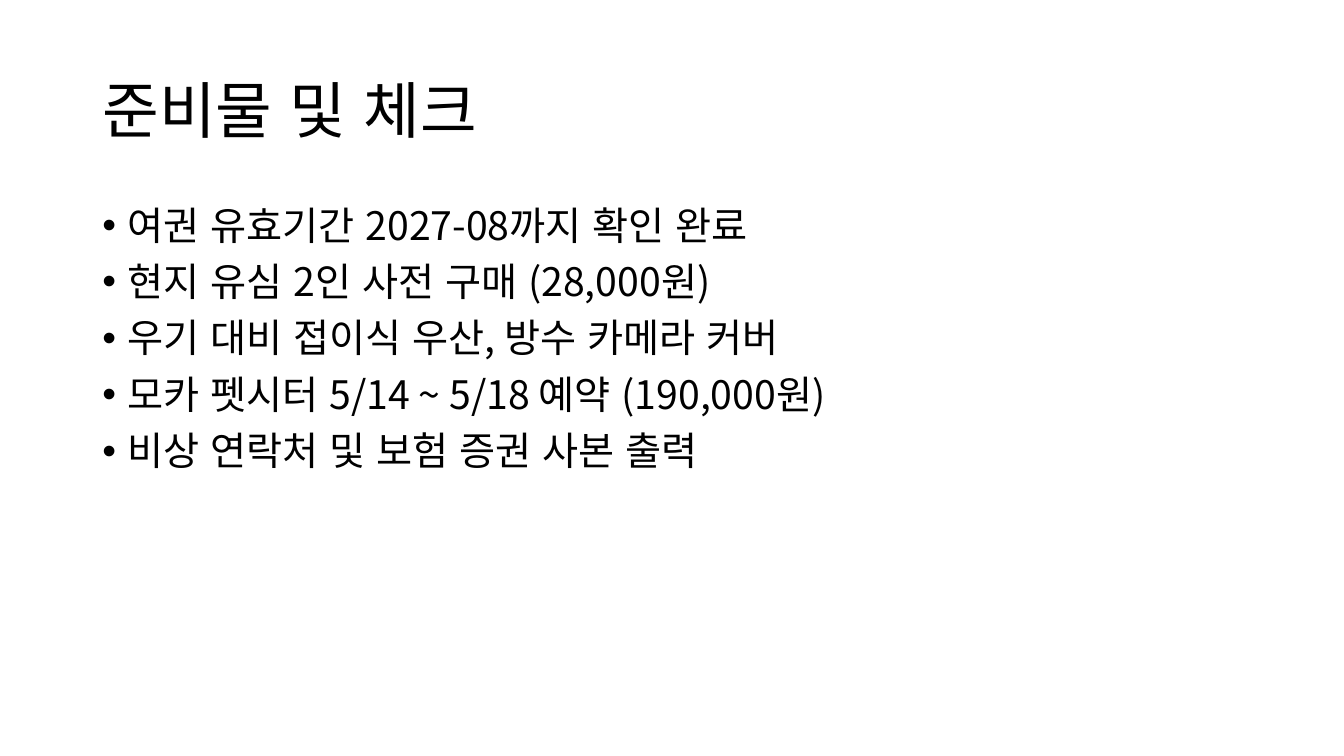
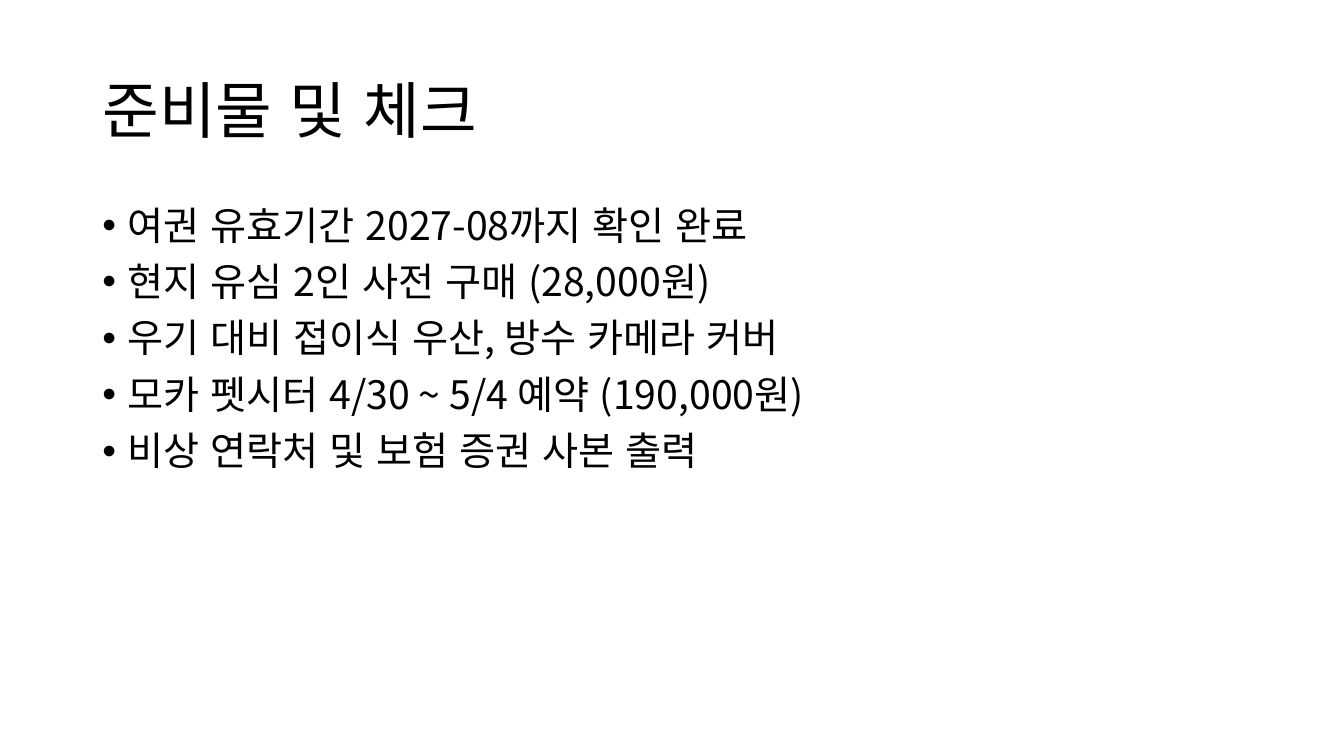
Before and after one commit to jaewonize/AI-Dictionary, a slide deck: slide 6 of Mobile Storage/Download/여행브리핑_2026.pptx. Drawn at 1344x756 pixels with LibreOffice and Linux fonts; fonts in the diff are those of the drawing. Boxes give left, top, right and bottom in pixels: in the first picture for what was removed or moved away, otherwise in the second. Text is boxed around its words. In the diff, an @@ line names an element or a change of style, - is before the commit and + after.

```diff
--- a/Mobile Storage/Download/여행브리핑_2026.pptx
+++ b/Mobile Storage/Download/여행브리핑_2026.pptx
@@ text at [128, 376, 804, 417]: text changed @@
-• 모카 펫시터 5/14 ~ 5/18 예약 (190,000원)
+• 모카 펫시터 4/30 ~ 5/4 예약 (190,000원)
```
Also in this commit, not shown: 2 other slides changed, 6 other files.
